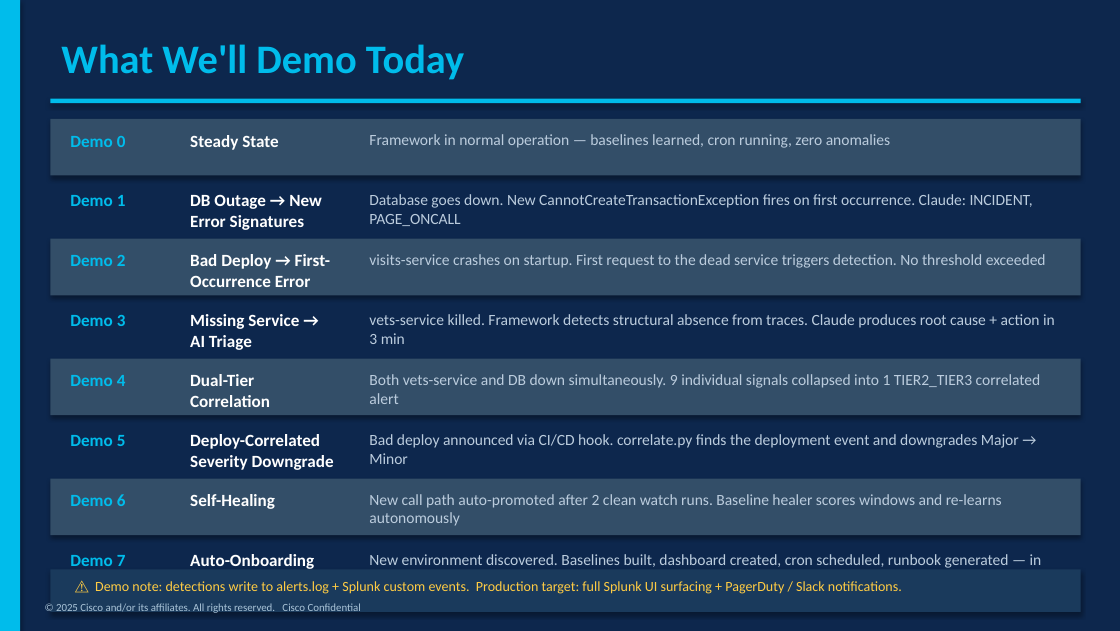
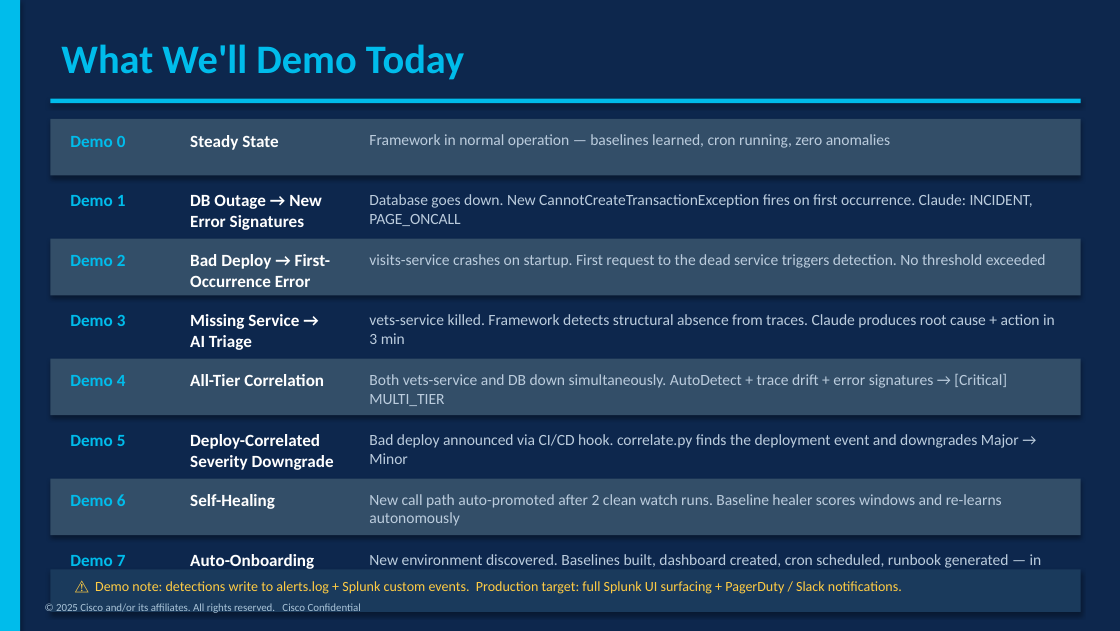
Before and after one commit to mqbui1/o11y-behaviorbaseline, a slide deck: slide 8 of Behavioral_Baseline_Deck.pptx. Drawn at 1120x631 pixels with LibreOffice and Linux fonts; fonts in the diff are those of the drawing. Boxes give left, top, right and bottom in pixels: in the first picture for what was removed or moved away, otherwise in the second. Text is boxed around its words. In the diff, an @@ line names an element or a change of style, - is before the commit and + after.

```diff
--- a/Behavioral_Baseline_Deck.pptx
+++ b/Behavioral_Baseline_Deck.pptx
@@ text at [190,374,324,386]: text changed @@
-Dual-Tier Correlation
+All-Tier Correlation
@@ text at [369,374,1007,406]: text changed @@
-Both vets-service and DB down simultaneously. 9 individual signals collapsed into 1 TIER2_TIER3 correlated alert
+Both vets-service and DB down simultaneously. AutoDetect + trace drift + error signatures → [Critical] MULTI_TIER
```
Also in this commit, not shown: 4 other slides changed, 1 other file.
